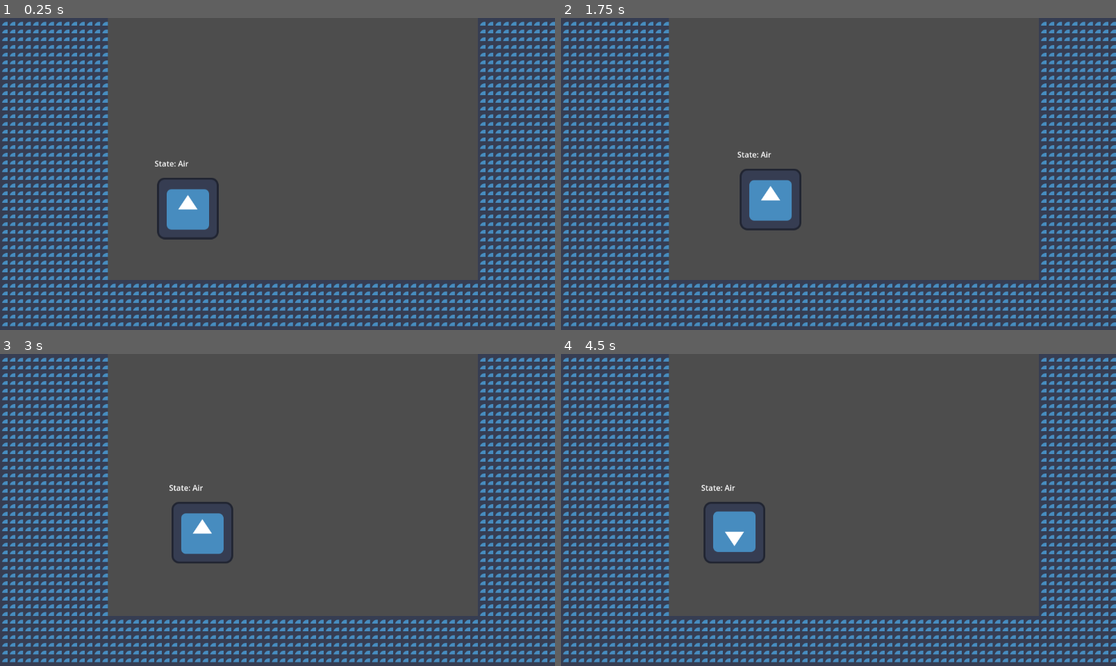
Above: before the commit, frames 1-4 (two rows, left to right).
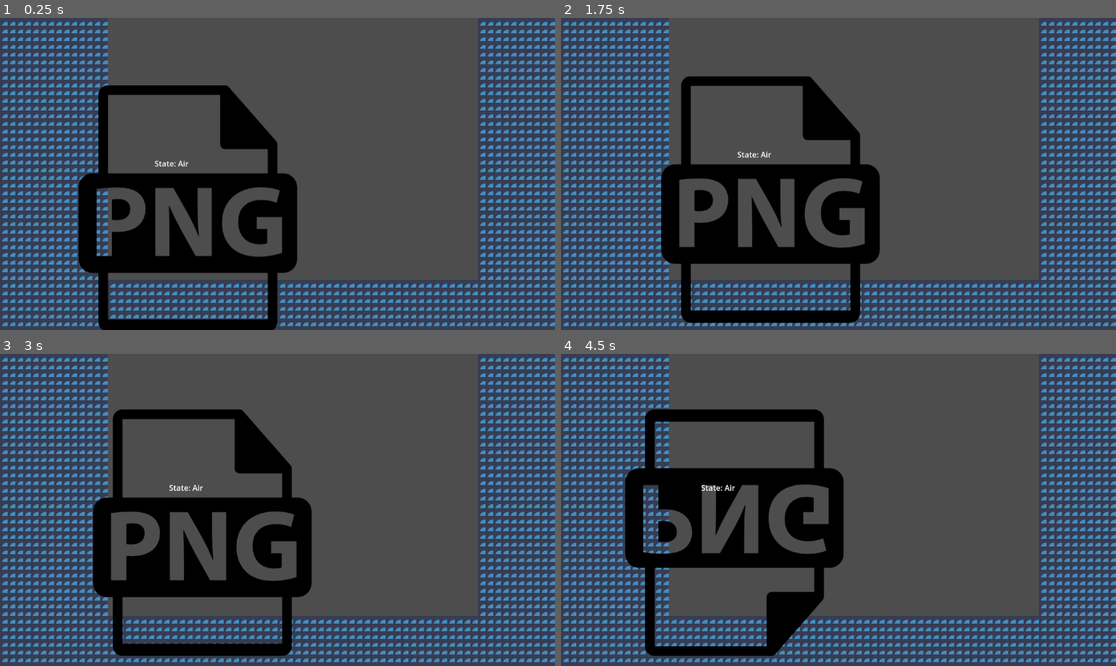
Above: after the commit, the same moments.

Repository: NicolasHelou/tech-demo
Game: Godot game, scene res://Scenes/demo.tscn
Two runs of this game, one before a commit and one after it. Both use one fixed random seed, a clock stepped at 60 frames per second and the inputs below. The engine's default icon, where the game draws it, is replaced by a stand-in: a white triangle on a blue panel in a dark square.
Inputs:
- Up to frame 1 (0.25 s): no input
- Up to frame 2 (1.75 s): hold Q (die) 0.53-1.28 s; hold D (right) from 0.53 s (still down); tap Space (jump) at 0.77, 0.8, 1.07, 1.35, 1.52 s; tap Q (die) at 1.55 s
- Up to frame 3 (3 s): tap Space (jump) at 1.82, 2.3 s; release D (right) at 2.03 s; hold A (left) 2.03-2.78 s; hold Q (die) 2.03-2.78 s; hold D (right) from 2.78 s (still down); tap Q (die) at 2.85 s
- Up to frame 4 (4.5 s): tap Space (jump) at 3.02, 3.32 s; hold Space (jump) 3.53-4.28 s; release D (right) at 4.28 s; hold A (left) from 4.28 s (still down); tap Q (die) at 4.35 s

The runs differ from the first frame. In frame 1, 14% of the frame differs, in the area x 14-54%, y 21-100%; in frame 2, 14%, in the area x 18-58%, y 18-98%; in frame 3, 14%; in frame 4, 14%.

Commit message:
continued work on animations

Diff:
--- a/Scenes/player.tscn
+++ b/Scenes/player.tscn
@@ -209,11 +209,12 @@
 animation = &"die"
 
 [sub_resource type="AnimationNodeStateMachineTransition" id="AnimationNodeStateMachineTransition_tx1dd"]
+
+[sub_resource type="AnimationNodeStateMachineTransition" id="AnimationNodeStateMachineTransition_gymyn"]
+
+[sub_resource type="AnimationNodeStateMachineTransition" id="AnimationNodeStateMachineTransition_pu2lt"]
+switch_mode = 2
 advance_mode = 2
-
-[sub_resource type="AnimationNodeStateMachineTransition" id="AnimationNodeStateMachineTransition_gymyn"]
-
-[sub_resource type="AnimationNodeStateMachineTransition" id="AnimationNodeStateMachineTransition_pu2lt"]
 
 [sub_resource type="AnimationNodeStateMachine" id="AnimationNodeStateMachine_gymyn"]
 states/Move/node = SubResource("AnimationNodeBlendSpace1D_f1ek2")
@@ -259,6 +260,7 @@
 script = ExtResource("5_3smsa")
 die_state = NodePath("../Dying")
 ground_state = NodePath("../Ground")
+ground_animation = "idle"
 
 [node name="Landing" type="Node" parent="CharacterStateMachine"]
 script = ExtResource("6_8erm5")
--- a/Scripts/airstate.gd
+++ b/Scripts/airstate.gd
@@ -4,13 +4,14 @@
 
 @export var die_state : State
 @export var ground_state : State
-
-var ground_animation = "run"
+@export var ground_animation: String = "run"
+@export var die_animation: String = "die"
 
 func state_process(_delta):
+	if !character.is_on_floor():
+		playback.travel(die_animation)
 	if character.is_on_floor():
 		next_state = ground_state
-		#playback.travel(ground_animation)
 
 
 func state_input(event : InputEvent):
--- a/Scripts/groundstate.gd
+++ b/Scripts/groundstate.gd
@@ -6,6 +6,7 @@
 @export var air_state : State
 @export var jump_velocity : float = -300.0
 @export var die_animation : String = "die"
+@export var ground_animation : String = "run"
 
 func state_input(event : InputEvent):
 	if (event.is_action_pressed("jump")):
@@ -17,10 +18,10 @@
 	if!character.is_on_floor():
 		next_state = air_state
 
+
 func jump():
 	character.velocity.y = -600.0
 	next_state = air_state
-	playback.travel(die_animation)
 
 func die():
 	next_state = die_state
